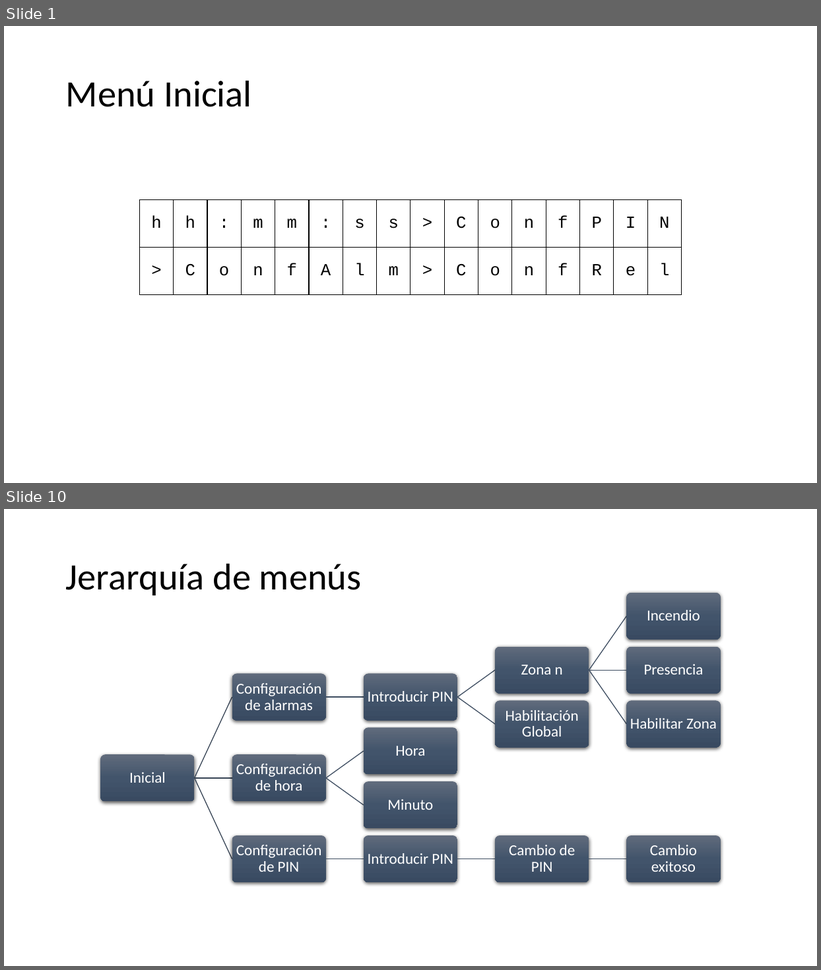
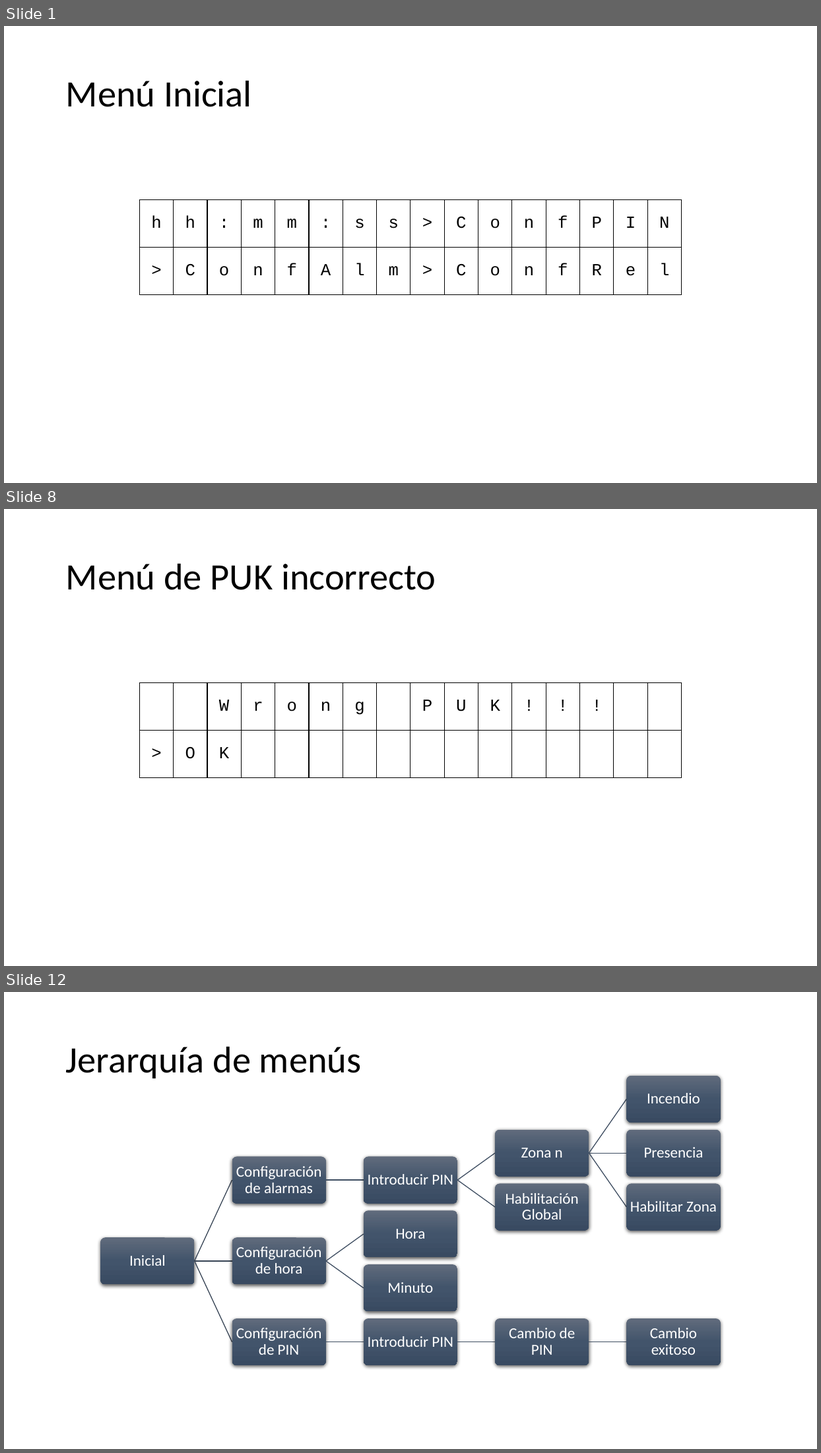
Before and after one commit to JaviHorta/firmware, a slide deck: menus sistema de alarma.pptx. Shown one above the other, each under a label of ours: slides 1 and 10 before the commit, slides 1, 8 and 12 after it; the slides between them are not shown. The pictures are 821x970 and 821x1453 pixels, drawn with LibreOffice and Linux fonts; fonts in the diff are those of the drawing. Boxes give left, top, right and bottom in pixels: in the first picture for what was removed or moved away, otherwise in the second. Text is boxed around its words. In the diff, an @@ line names an element or a change of style, - is before the commit and + after.

```diff
--- a/menus sistema de alarma.pptx
+++ b/menus sistema de alarma.pptx
@@ slide 8 added at [4, 509, 817, 966], background #FFFFFF @@
@@ title added at [66, 563, 436, 590], 44 pt, text #000000 @@
+Menú de PUK incorrecto
@@ table added at [139, 683, 686, 778], 2 rows, 16 columns @@
+ |  | W | r | o | n | g |  | P | U | K | ! | ! | ! |  | 
+> | O | K |  |  |  |  |  |  |  |  |  |  |  |  | 
@@ what was slide 10 is now slide 12 @@
```
Also in this commit, not shown: 8 slides changed, 1 other slide added, 1 other file.
